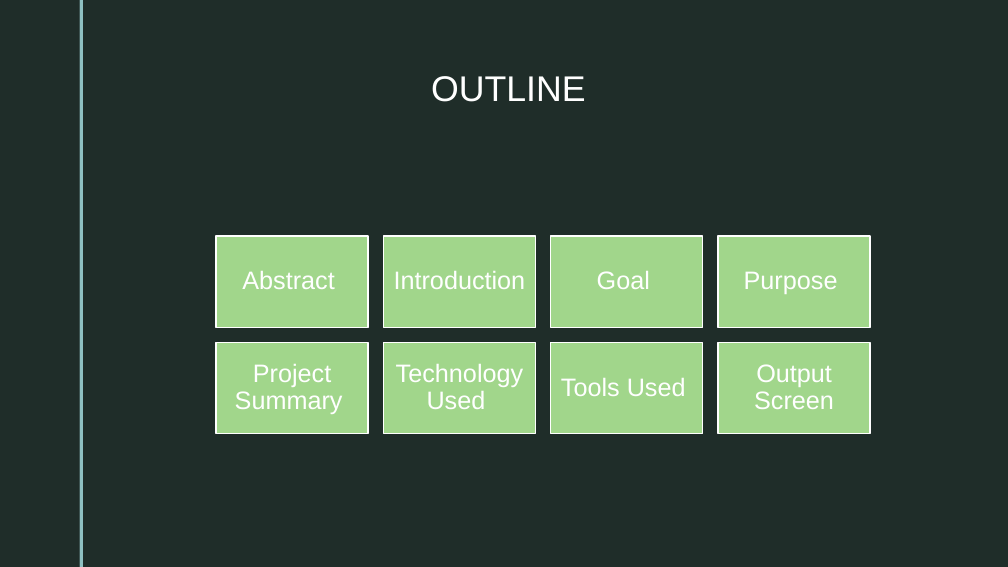
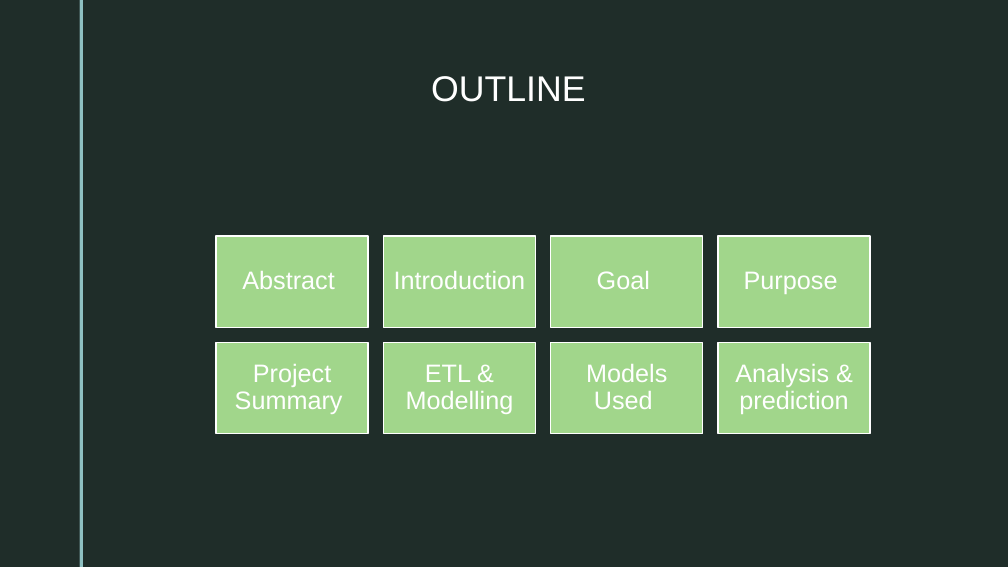
Before and after one commit to Shaloomi/project4, a slide deck: slide 5 of Presentation- Project 4.pptx. Drawn at 1008x567 pixels with LibreOffice and Linux fonts; fonts in the diff are those of the drawing; background and template pictures are left out. Boxes give left, top, right and bottom in pixels: in the first picture for what was removed or moved away, otherwise in the second. Text is boxed around its words. In the diff, an @@ line names an element or a change of style, - is before the commit and + after.

```diff
--- a/Presentation- Project 4.pptx
+++ b/Presentation- Project 4.pptx
@@ text at <box>406,365,514,414</box>: text changed @@
-Technology Used
+ETL & Modelling
@@ text at <box>586,364,667,409</box>: text changed @@
-Tools Used
+Models Used
@@ text at <box>735,364,848,414</box>: text changed @@
-Output Screen
+Analysis & prediction
```
Also in this commit, not shown: 1 other slide changed.
